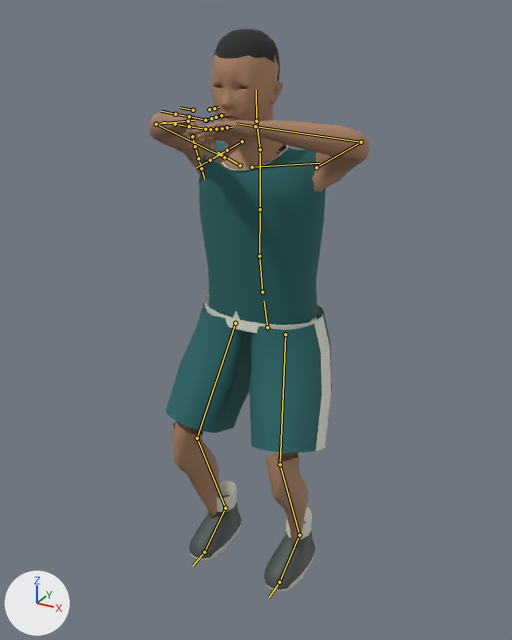
The glTF model apps/web/public/athlete/lab-athlete-tactical.glb as it was, and as the next commit left it.
Both versions are drawn from a 50 mm lens placed at (0.967, -1.775, 1.787), pointed at (0.023, -0.058, 0.929). Every picture has the same lights, and +X, +Y and +Z are marked at lower left. The first picture is the older version. Both versions are drawn at frame 0 of the action 'shot_release'; the numbers are the values there. The bones that change, and the others that lie on the model, are drawn over the model as lines.

Objects in the first picture: 'LOD1_athlete'.
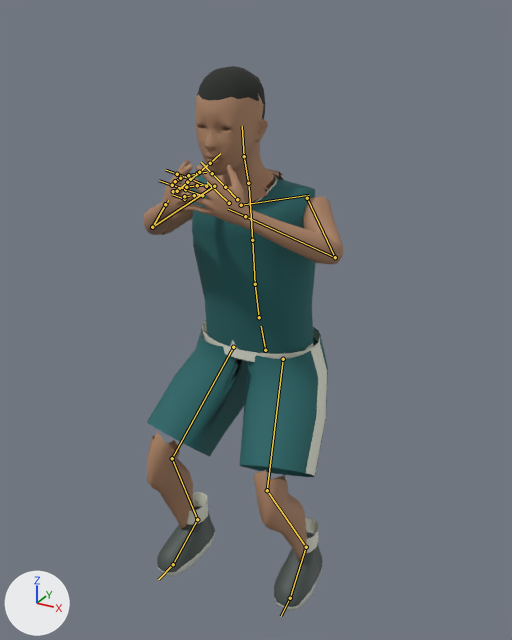
What differs and where, as boxes [x1, y1, x2, y2] in the pictures (512 x 640 px):
'LOD1_athlete', posed (9% narrower): before [149, 29, 369, 594]; after [143, 66, 344, 611]
bone 'pelvis', root to tip: before (267, 327) to (264, 301); after (265, 350) to (261, 326)
bone 'spine_02', root to tip: before (259, 256) to (260, 209); after (255, 284) to (252, 240)
bone 'spine_03', root to tip: before (260, 209) to (260, 153); after (252, 240) to (249, 186)
bone 'upperarm_l', root to tip: before (316, 167) to (361, 142); after (307, 198) to (335, 257)
bone 'lowerarm_l', root to tip: before (361, 142) to (255, 126); after (335, 257) to (245, 216)
bone 'hand_l', root to tip: before (255, 126) to (236, 123); after (245, 216) to (228, 209)
bone 'upperarm_r', root to tip: before (224, 157) to (156, 124); after (214, 186) to (152, 227)
bone 'lowerarm_r', root to tip: before (156, 124) to (188, 121); after (152, 227) to (165, 204)
bone 'hand_r', root to tip: before (188, 121) to (194, 120); after (165, 204) to (168, 200)
bone 'neck_01', root to tip: before (260, 149) to (256, 121); after (248, 183) to (244, 156)
bone 'Head', root to tip: before (256, 121) to (256, 90); after (244, 156) to (242, 126)
bone 'thigh_l', root to tip: before (285, 334) to (280, 464); after (283, 359) to (267, 490)
bone 'calf_l', root to tip: before (280, 464) to (299, 535); after (267, 490) to (306, 547)
bone 'foot_l', root to tip: before (299, 535) to (279, 582); after (306, 547) to (290, 598)
bone 'thigh_r', root to tip: before (235, 323) to (197, 438); after (233, 347) to (172, 458)
bone 'calf_r', root to tip: before (197, 438) to (225, 508); after (172, 458) to (197, 519)
bone 'foot_r', root to tip: before (225, 508) to (204, 552); after (197, 519) to (173, 564)

Diff of the bpy script that builds the scene:
```diff
--- a/apps/web/public/athlete/lab-athlete-tactical.glb.py
+++ b/apps/web/public/athlete/lab-athlete-tactical.glb.py
@@ bone_pelvis @@
 bone_pelvis = bpy.data.objects['CourtIQ_basketball_rig'].pose.bones['pelvis']  # child of 'root'
-bone_pelvis.location = (0.0, -0.066, 0.005)
-bone_pelvis.rotation_quaternion = (1.0, 0.0, 0.0, 0.0)  # degrees (0, 0, 0)
+bone_pelvis.location = (0.0, -0.136, 0.035)
+bone_pelvis.rotation_quaternion = (0.999, 0.04, 0.0, 0.0)  # degrees (5, 0, 0)
@@ bone_spine_02 @@
 bone_spine_02 = bpy.data.objects['CourtIQ_basketball_rig'].pose.bones['spine_02']  # child of 'spine_01'
-bone_spine_02.rotation_quaternion = (1.0, 0.0, 0.0, 0.0)  # degrees (0, 0, 0)
+bone_spine_02.rotation_quaternion = (1.0, 0.012, 0.0, 0.0)  # degrees (1, 0, 0)
@@ bone_spine_03 @@
 bone_spine_03 = bpy.data.objects['CourtIQ_basketball_rig'].pose.bones['spine_03']  # child of 'spine_02'
-bone_spine_03.rotation_quaternion = (1.0, 0.0, 0.0, 0.0)  # degrees (0, 0, 0)
+bone_spine_03.rotation_quaternion = (1.0, 0.016, 0.0, 0.0)  # degrees (2, 0, 0)
@@ bone_upperarm_l @@
 bone_upperarm_l = bpy.data.objects['CourtIQ_basketball_rig'].pose.bones['upperarm_l']  # child of 'clavicle_l'
-bone_upperarm_l.rotation_quaternion = (0.934, 0.258, 0.0, 0.248)  # degrees (29, -7, 28)
+bone_upperarm_l.rotation_quaternion = (0.904, 0.36, 0.0, -0.231)  # degrees (41, 10, -25)
@@ bone_lowerarm_l @@
 bone_lowerarm_l = bpy.data.objects['CourtIQ_basketball_rig'].pose.bones['lowerarm_l']  # child of 'upperarm_l'
-bone_lowerarm_l.rotation_quaternion = (0.624, 0.687, 0.0, 0.372)  # degrees (86, -31, 33)
+bone_lowerarm_l.rotation_quaternion = (0.58, 0.797, -0.161, 0.047)  # degrees (109, -15, -12)
@@ bone_hand_l @@
 bone_hand_l = bpy.data.objects['CourtIQ_basketball_rig'].pose.bones['hand_l']  # child of 'lowerarm_l'
-bone_hand_l.rotation_quaternion = (1.0, 0.0, 0.0, 0.0)  # degrees (0, 0, 0)
+bone_hand_l.rotation_quaternion = (0.946, 0.0, -0.324, -0.006)  # degrees (0, -38, -1)
@@ bone_upperarm_r @@
 bone_upperarm_r = bpy.data.objects['CourtIQ_basketball_rig'].pose.bones['upperarm_r']  # child of 'clavicle_r'
-bone_upperarm_r.rotation_quaternion = (0.934, 0.258, 0.0, -0.248)  # degrees (29, 7, -28)
+bone_upperarm_r.rotation_quaternion = (0.904, 0.36, 0.0, 0.231)  # degrees (41, -10, 25)
@@ bone_lowerarm_r @@
 bone_lowerarm_r = bpy.data.objects['CourtIQ_basketball_rig'].pose.bones['lowerarm_r']  # child of 'upperarm_r'
-bone_lowerarm_r.rotation_quaternion = (0.624, 0.687, 0.0, -0.372)  # degrees (86, 31, -33)
+bone_lowerarm_r.rotation_quaternion = (0.58, 0.797, 0.161, -0.047)  # degrees (109, 15, 12)
@@ bone_hand_r @@
 bone_hand_r = bpy.data.objects['CourtIQ_basketball_rig'].pose.bones['hand_r']  # child of 'lowerarm_r'
-bone_hand_r.rotation_quaternion = (1.0, 0.0, 0.0, 0.0)  # degrees (0, 0, 0)
+bone_hand_r.rotation_quaternion = (0.946, 0.0, 0.324, 0.006)  # degrees (0, 38, 1)
@@ bone_neck_01 @@
 bone_neck_01 = bpy.data.objects['CourtIQ_basketball_rig'].pose.bones['neck_01']  # child of 'spine_03'
-bone_neck_01.rotation_quaternion = (1.0, 0.0, 0.0, 0.0)  # degrees (0, 0, 0)
+bone_neck_01.rotation_quaternion = (1.0, -0.016, 0.0, 0.0)  # degrees (-2, 0, 0)
@@ bone_head @@
 bone_head = bpy.data.objects['CourtIQ_basketball_rig'].pose.bones['Head']  # child of 'neck_01'
-bone_head.rotation_quaternion = (1.0, 0.0, 0.01, -0.001)  # degrees (0, 1, 0)
+bone_head.rotation_quaternion = (1.0, -0.024, 0.0, 0.0)  # degrees (-3, 0, 0)
@@ bone_thigh_l @@
 bone_thigh_l = bpy.data.objects['CourtIQ_basketball_rig'].pose.bones['thigh_l']  # child of 'pelvis'
-bone_thigh_l.rotation_quaternion = (0.978, -0.192, 0.0, -0.081)  # degrees (-22, -2, -9)
+bone_thigh_l.rotation_quaternion = (0.927, -0.361, 0.0, -0.1)  # degrees (-42, -4, -11)
@@ bone_calf_l @@
 bone_calf_l = bpy.data.objects['CourtIQ_basketball_rig'].pose.bones['calf_l']  # child of 'thigh_l'
-bone_calf_l.rotation_quaternion = (0.936, 0.343, 0.0, 0.074)  # degrees (40, -3, 8)
+bone_calf_l.rotation_quaternion = (0.847, 0.531, 0.0, 0.031)  # degrees (64, -2, 3)
@@ bone_foot_l @@
 bone_foot_l = bpy.data.objects['CourtIQ_basketball_rig'].pose.bones['foot_l']  # child of 'calf_l'
-bone_foot_l.rotation_quaternion = (0.988, -0.156, 0.008, 0.017)  # degrees (-18, 1, 2)
+bone_foot_l.rotation_quaternion = (0.978, -0.198, -0.055, 0.038)  # degrees (-23, -5, 6)
@@ bone_thigh_r @@
 bone_thigh_r = bpy.data.objects['CourtIQ_basketball_rig'].pose.bones['thigh_r']  # child of 'pelvis'
-bone_thigh_r.rotation_quaternion = (0.978, -0.192, 0.0, 0.081)  # degrees (-22, 2, 9)
+bone_thigh_r.rotation_quaternion = (0.913, -0.397, 0.0, 0.098)  # degrees (-47, 4, 10)
@@ bone_calf_r @@
 bone_calf_r = bpy.data.objects['CourtIQ_basketball_rig'].pose.bones['calf_r']  # child of 'thigh_r'
-bone_calf_r.rotation_quaternion = (0.936, 0.343, 0.0, -0.074)  # degrees (40, 3, -8)
+bone_calf_r.rotation_quaternion = (0.852, 0.523, 0.0, -0.029)  # degrees (63, 2, -3)
@@ bone_foot_r @@
 bone_foot_r = bpy.data.objects['CourtIQ_basketball_rig'].pose.bones['foot_r']  # child of 'calf_r'
-bone_foot_r.rotation_quaternion = (0.988, -0.156, -0.008, -0.017)  # degrees (-18, -1, -2)
+bone_foot_r.rotation_quaternion = (0.986, -0.151, 0.055, -0.034)  # degrees (-18, 6, -5)
```
